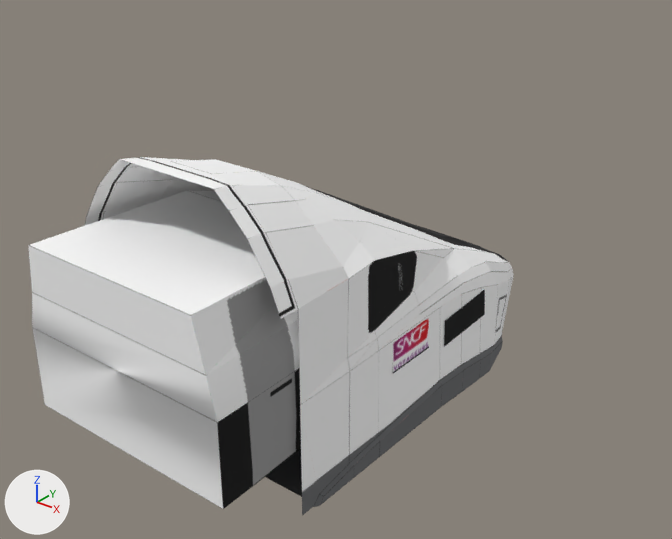
Two versions of the OBJ model src/main/resources/assets/mtr/tgv_m_obj/tgv_m_inoui_obj.obj, one commit apart.
Before and after are seen from a 50 mm lens placed at (6.63, -1.5, 6.51), pointed at (-0.43, 7.33, 1.04). Arrows for +X, +Y and +Z are at lower left; the lights stay in place. The picture after the commit comes second. Where no turn or scale is listed for an object, it has been applied to the vertices. Vertices at exactly the same position are counted once.

The first picture shows 'car1_exterior', 'car1_glass', 'car1_inside'.
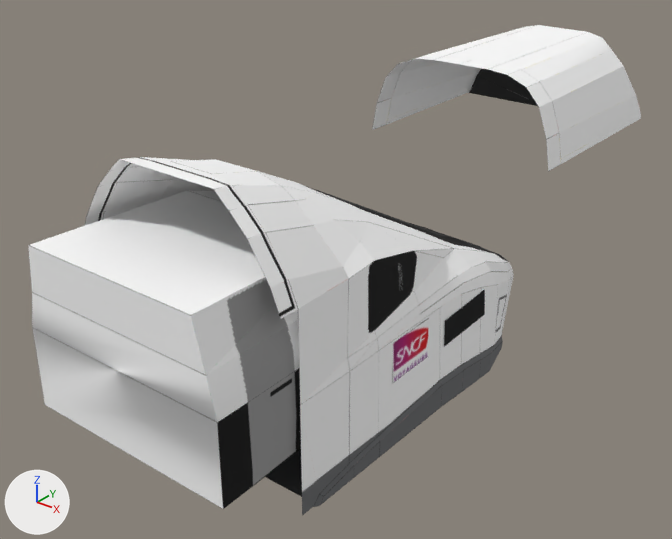
Boxes [x1, y1, x2, y2] around the edits, measured in the pictures (672 x 539 px; the box of a moved part takes in the faces that stretch with it):
'end_cap', added: after [372, 25, 641, 171]
part 1 of me_car1_exterior, moved or reshaped: before [393, 318, 429, 373]; after [393, 318, 429, 383]

What the commit changed:
Picture 'end_car_cap.png' (img_end_car_cap_png) is new.
Material 'm_24029d53-ab6e-a517-41b3-a47538ea5735' (mat_m_24029d53_ab6e_a517_41b3_a47538ea5735) is new.
Its texture is img_end_car_cap_png.
Its roughness is 1.0.
me_car1_exterior is used by ob_car1_exterior; location (0.0, 0.0, 0.0).
Verts and faces of me_car1_exterior; kept vertices keep their numbers, new ones are numbered from 367.
Before the commit, vertices of me_car1_exterior: 365 (1.48, 5.98, 0.8) at pixel (392, 373), 366 (1.47, 6.73, 0.8) at pixel (429, 347).
me_car1_exterior had 367 vertices, 373 faces and spanned x -1.51..1.51, y 4.12..9.94, z -0.48..3.41.
me_car1_exterior now has 371 vertices, 374 faces and spans x -1.51..1.51, y 4.12..9.96, z -0.48..3.41.
Part 1, on me_car1_exterior:
Vertex 365 moves to (1.48, 5.98, 0.68), pixel (393, 383).
Vertex 366 moves to (1.47, 6.73, 0.67), pixel (428, 356).
Other edits to the shape of me_car1_exterior do not show in these pictures.
Mesh me_end_cap is new.
It has 143 vertices, 60 faces and spans x -1.47..1.47, y 9.5..12.62, z 2.25..3.47.
It uses material mat_m_24029d53_ab6e_a517_41b3_a47538ea5735 (picture img_end_car_cap_png).
Object 'end_cap' (ob_end_cap) is new; it shows me_end_cap.
Its location is (0.0, 0.0, 0.0).
